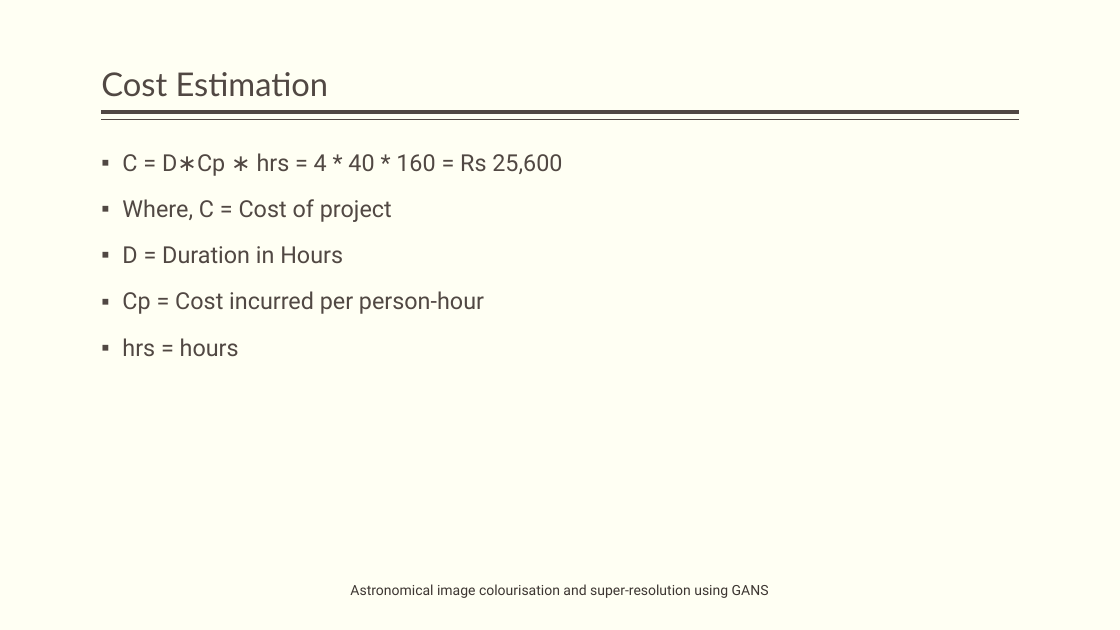
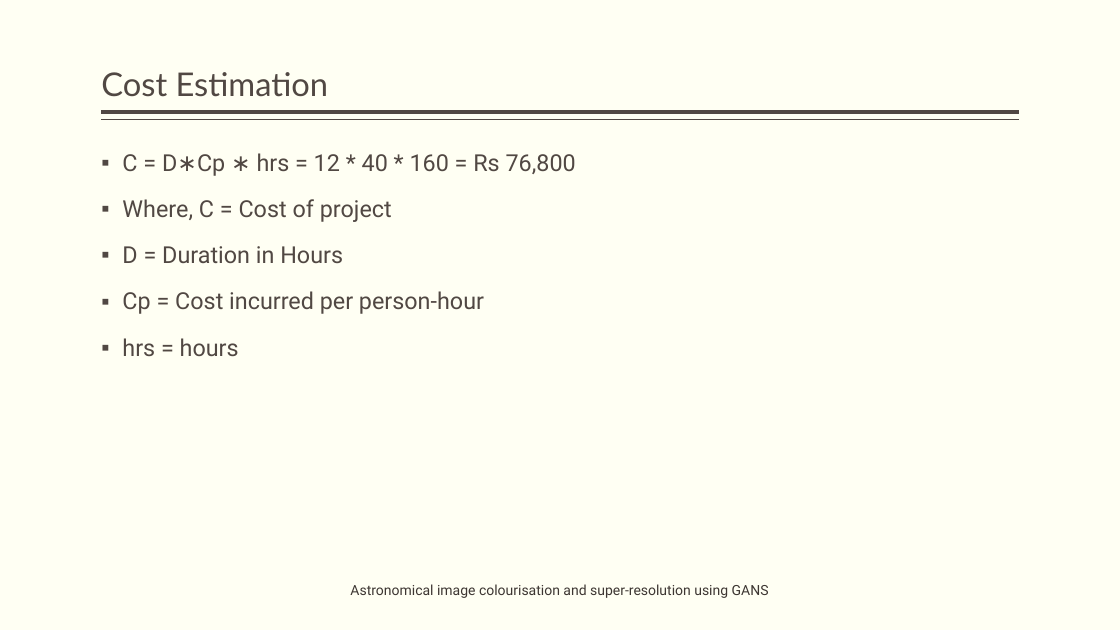
Before and after one commit to obi-wan-shinobi/Literature-Review, a slide deck: slide 22 of Presentation/Stage_2/stage_2_presentation.pptx (slide 17 before the commit). Drawn at 1120x630 pixels with LibreOffice and Linux fonts; fonts in the diff are those of the drawing. Boxes give left, top, right and bottom in pixels: in the first picture for what was removed or moved away, otherwise in the second. Text is boxed around its words. In the diff, an @@ line names an element or a change of style, - is before the commit and + after.

```diff
--- a/Presentation/Stage_2/stage_2_presentation.pptx
+++ b/Presentation/Stage_2/stage_2_presentation.pptx
@@ text at (122,153,576,176): text changed @@
-▪ C = D∗Cp ∗ hrs = 4 * 40 * 160 = Rs 25,600
+▪ C = D∗Cp ∗ hrs = 12 * 40 * 160 = Rs 76,800
```
Also in this commit, not shown: 6 other slides changed, 8 slides added, 7 other files.
